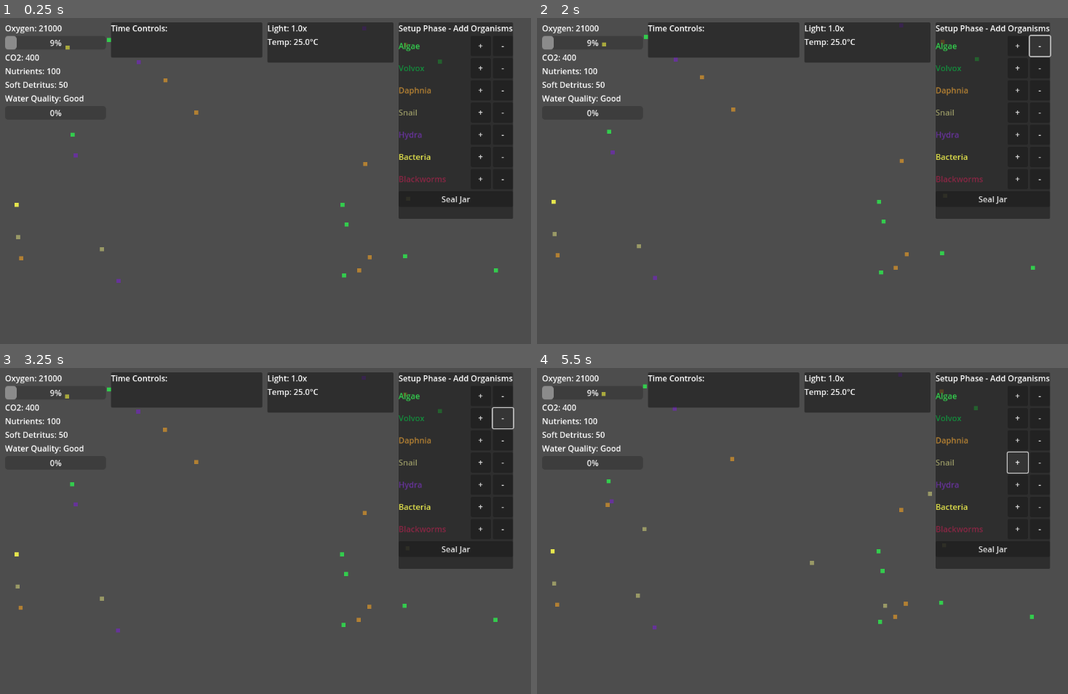
Above: before the commit, frames 1-4 (two rows, left to right).
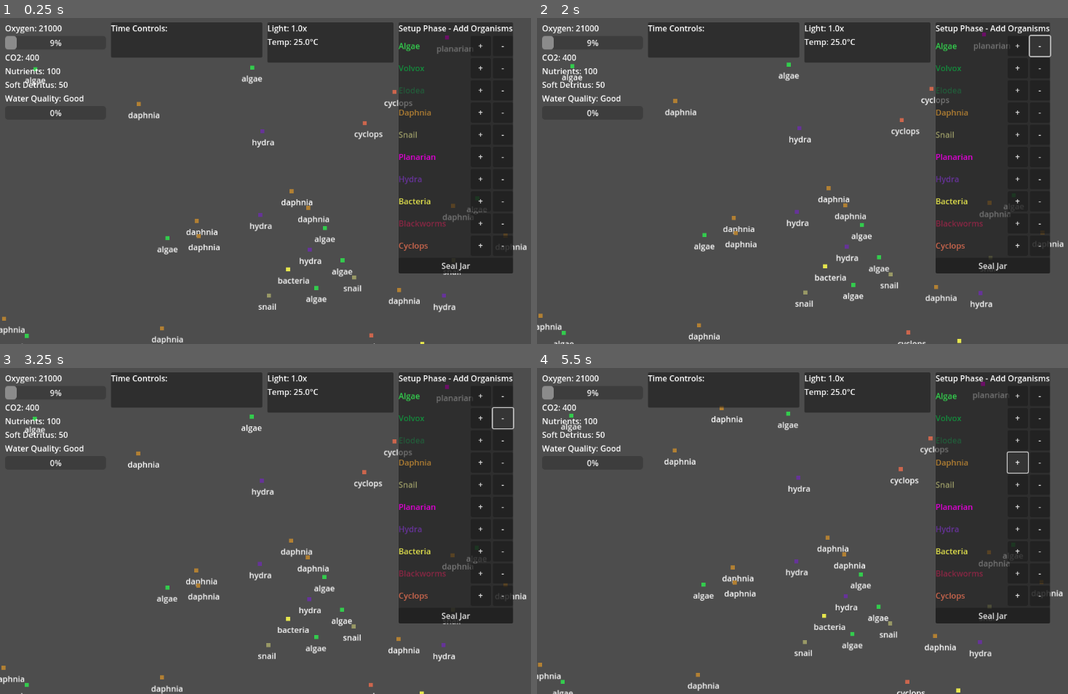
Above: after the commit, the same moments.

Repository: SFMiner/Biosphere-Sim
Game: Godot game, scene res://scenes/main_scene.tscn
Same seed, same stepped clock (60 frames per second), same inputs: the game is played once before the commit and once after it.
Inputs:
- Up to frame 1 (0.25 s): no input
- Up to frame 2 (2 s): click "+" at 0.5 s; click "-" at 1.25 s
- Up to frame 3 (3.25 s): click "+" at 2 s; click "-" at 2.75 s
- Up to frame 4 (5.5 s): click "+" at 3.5 s; click "-" at 4.25 s; click "+" at 5 s

The runs differ from the first frame. In frame 1, 6.1% of the frame differs, in the area x 0-100%, y 2-100%; in frame 2, 6.2%; in frame 3, 6.1%; in frame 4, 6.3%, in the area x 0-100%, y 1-100%.

Commit message:
removed pdf

Diff:
--- a/Creature.tscn
+++ /dev/null
@@ -1,15 +0,0 @@
-[gd_scene load_steps=2 format=3 uid="uid://d3f1aom7v6wdm"]
-
-[ext_resource type="Script" uid="uid://coea8jdrjcvso" path="res://scripts/creature.gd" id="1_bnn61"]
-
-[node name="Creature" type="Node2D"]
-script = ExtResource("1_bnn61")
-
-[node name="ColorRect" type="ColorRect" parent="."]
-offset_left = -4.0
-offset_top = -4.0
-offset_right = 4.0
-offset_bottom = 4.0
-color = Color(0.2, 0.8, 0.3019608, 1)
-
-[node name="Sprite2D" type="Sprite2D" parent="."]
--- a/scenes/creature.tscn
+++ b/scenes/creature.tscn
@@ -13,3 +13,9 @@
 color = Color(0.2, 0.8, 0.3019608, 1)
 
 [node name="Sprite2D" type="Sprite2D" parent="."]
+
+[node name="Label" type="Label" parent="."]
+offset_left = -21.0
+offset_top = 10.0
+offset_right = 19.0
+offset_bottom = 33.0
--- a/scenes/main_scene.tscn
+++ b/scenes/main_scene.tscn
@@ -45,6 +45,30 @@
 creature_scene = ExtResource("4_creature")
 density_per_sprite = 20.0
 
+[node name="Bloodworms" type="Node2D" parent="VisualContainer"]
+script = ExtResource("3_pop_vis")
+manager_path = NodePath("../..")
+species_name = "bloodworms"
+creature_scene = ExtResource("4_creature")
+
+[node name="Planarian" type="Node2D" parent="VisualContainer"]
+script = ExtResource("3_pop_vis")
+manager_path = NodePath("../..")
+species_name = "planarian"
+creature_scene = ExtResource("4_creature")
+
+[node name="Cyclops" type="Node2D" parent="VisualContainer"]
+script = ExtResource("3_pop_vis")
+manager_path = NodePath("../..")
+species_name = "cyclops"
+creature_scene = ExtResource("4_creature")
+
+[node name="Volvox" type="Node2D" parent="VisualContainer"]
+script = ExtResource("3_pop_vis")
+manager_path = NodePath("../..")
+species_name = "volvox"
+creature_scene = ExtResource("4_creature")
+
 [node name="UI" type="CanvasLayer" parent="."]
 script = ExtResource("2_ui_mgr")
 
--- a/scripts/creature.gd
+++ b/scripts/creature.gd
@@ -10,40 +10,52 @@
 enum CreatureType {
 	ALGAE,
 	VOLVOX,
+	ELODEA,
 	DAPHNIA,
 	SNAIL,
+	PLANARIAN,
 	HYDRA,
 	BACTERIA,
-	BLACKWORMS
+	BLACKWORMS,
+	CYCLOPS
 }
 
 ## --- CREATURE TYPE MAPPING ---
 const CREATURE_TYPE_NAMES = {
 	"algae": CreatureType.ALGAE,
 	"volvox": CreatureType.VOLVOX,
+	"elodea": CreatureType.ELODEA,
 	"daphnia": CreatureType.DAPHNIA,
 	"snail": CreatureType.SNAIL,
+	"planarian": CreatureType.PLANARIAN,
 	"hydra": CreatureType.HYDRA,
 	"bacteria": CreatureType.BACTERIA,
-	"blckworms": CreatureType.BLACKWORMS
+	"blackworms": CreatureType.BLACKWORMS,
+	"cyclops": CreatureType.CYCLOPS
 }
 
 ## --- COLOR MAPPING ---
 const CREATURE_COLORS = {
 	CreatureType.ALGAE: Color(0.2, 0.8, 0.3, 1.0),      # Green
 	CreatureType.VOLVOX: Color(0.078, 0.545, 0.235, 1.0),      # Dark Green
+	CreatureType.ELODEA: Color(0.136, 0.358, 0.227, 1.0),     # Medium Green (plant)
 	CreatureType.DAPHNIA: Color(0.7, 0.5, 0.2, 1.0),    # Brown/tan
 	CreatureType.SNAIL: Color(0.6, 0.6, 0.4, 1.0),      # Brownish gray
+	CreatureType.PLANARIAN: Color(0.897, 0.0, 0.856, 1.0),  # Dark brown (flatworm)
 	CreatureType.HYDRA: Color(0.4, 0.2, 0.6, 1.0),      # Purple/brown
 	CreatureType.BACTERIA: Color(0.9, 0.9, 0.3, 1.0),    # Yellow
-	CreatureType.BLACKWORMS: Color(0.536, 0.151, 0.266, 1.0)    # Dark Red
+	CreatureType.BLACKWORMS: Color(0.536, 0.151, 0.266, 1.0),    # Dark Red
+	CreatureType.CYCLOPS: Color(0.8, 0.4, 0.3, 1.0)     # Orange-red (predatory copepod)
 }
 
 ## --- ANIMATION PARAMETERS ---
+
 @export var bob_speed: float = 2.0
 @export var bob_distance: float = 5.0
 @export var drift_speed: float = 0.5
 @export var creature_type: String = "algae"
+@onready var label : Label = $Label
+
 
 ## --- INTERNAL STATE ---
 var start_position: Vector2 = Vector2.ZERO
@@ -53,6 +65,7 @@
 
 func _ready() -> void:
 	start_position = position
+	label.text = (creature_type)
 	_apply_creature_color()
 
 
--- a/scripts/ecosystem_manager.gd
+++ b/scripts/ecosystem_manager.gd
@@ -2,6 +2,12 @@
 ##
 ## The core simulation engine for Biosphere Jar.
 ## This script manages all resource pools, species populations, and the simulation logic.
+##
+## BALANCE FIXES (v2):
+## - All rates now consistently use step_delta (time-based, not frame-based)
+## - Bacteria waste production reduced to prevent toxic waste explosion
+## - Predation rates reduced to allow prey populations to stabilize
+## - Decomposition rates adjusted to balance nitrogen cycle
 ##
 ## Principles:
 ## - Simulation First: All core logic is decoupled from rendering and uses fixed timestep
@@ -15,109 +21,156 @@
 
 ## --- RESOURCE POOLS (GDD 3.1) ---
 ## These represent the chemical state of the biosphere
-
 @export var oxygen: float = 21000.0
 @export var co2: float = 400.0
 @export var nutrient_pool: float = 100.0
 @export var soft_detritus: float = 50.0
 @export var hard_detritus: float = 200.0
 @export var toxic_waste: float = 0.0
+var pop_visualizer: Script = preload("res://scripts/population_visualizer.gd")  # Scene to spawn for each creature unit
+@onready var visual_container: Node2D = $VisualContainer  # How much biomass per visible
 
 ## --- SPECIES DATA (GDD 3.2) ---
 ## All species data is stored in flexible Dictionaries for easy modification and expansion
 
 @export var populations: Dictionary = {
 	"algae": 100.0,
+	"volvox": 0.0,
+	"elodea": 50.0,
 	"daphnia": 20.0,
 	"snail": 10.0,
+	"planarian": 5.0,
 	"hydra": 5.0,
-	"bacteria": 50.0
+	"bacteria": 50.0,
+	"cyclops": 15.0
 }
 
+## BALANCE FIX: Reduced waste production rates significantly
 @export var species_params: Dictionary = {
 	"snail": {
 		"unit_biomass": 15.0,
 		"soft_biomass": 5.0,
 		"hard_biomass": 10.0,
+		"respiration": 0.008,
+		"death": 0.015,
+		"waste": 0.008,  # REDUCED from 0.03
+		"toxicity_sensitivity": 0.2
+	},
+	"planarian": {
+		"unit_biomass": 3.0,
+		"soft_biomass": 2.5,
+		"hard_biomass": 0.5,
 		"respiration": 0.01,
-		"death": 0.02,
-		"waste": 0.03,
-		"toxicity_sensitivity": 0.2
+		"death": 0.018,
+		"waste": 0.006,
+		"toxicity_sensitivity": 0.25,
+		"growth_rate": 0.12  # Special: fast reproduction when food available
 	},
 	"daphnia": {
 		"unit_biomass": 2.0,
 		"soft_biomass": 1.5,
 		"hard_biomass": 0.5,
-		"respiration": 0.015,
-		"death": 0.025,
-		"waste": 0.02,
+		"respiration": 0.012,
+		"death": 0.02,
+		"waste": 0.006,  # REDUCED from 0.02
 		"toxicity_sensitivity": 0.4
 	},
 	"algae": {
 		"unit_biomass": 5.0,
 		"soft_biomass": 4.0,
 		"hard_biomass": 1.0,
-		"respiration": 0.005,
-		"death": 0.01,
-		"waste": 0.0,
+		"respiration": 0.004,
+		"death": 0.008,
+		"waste": 0.0,  # Algae produce minimal waste
 		"toxicity_sensitivity": 0.1
 	},
 	"volvox": {
 		"unit_biomass": 3.0,
 		"soft_biomass": 2.0,
 		"hard_biomass": 1.0,
-		"respiration": 0.005,
-		"death": 0.01,
-		"waste": 0.0,
+		"respiration": 0.004,
+		"death": 0.008,
+		"waste": 0.0,  # Volvox produce minimal waste
 		"toxicity_sensitivity": 0.1
+	},
+	"elodea": {
+		"unit_biomass": 20.0,
+		"soft_biomass": 15.0,
+		"hard_biomass": 5.0,
+		"respiration": 0.003,  # Lower respiration (efficient photosynthesizer)
+		"death": 0.006,  # Slow-growing, long-lived plant
+		"waste": 0.0,  # Plants produce no nitrogenous waste
+		"toxicity_sensitivity": 0.15  # Reasonably tolerant
 	},
 	"hydra": {
 		"unit_biomass": 8.0,
 		"soft_biomass": 6.0,
 		"hard_biomass": 2.0,
-		"respiration": 0.02,
-		"death": 0.03,
-		"waste": 0.04,
+		"respiration": 0.015,
+		"death": 0.025,
+		"waste": 0.01,  # REDUCED from 0.04
 		"toxicity_sensitivity": 0.3
 	},
 	"bacteria": {
 		"unit_biomass": 1.0,
 		"soft_biomass": 0.8,
 		"hard_biomass": 0.2,
-		"respiration": 0.01,
-		"death": 0.015,
-		"waste": 0.02,
+		"respiration": 0.008,
+		"death": 0.012,
+		"waste": 0.003,  # REDUCED from 0.02 - bacteria should clean, not pollute!
 		"toxicity_sensitivity": 0.0
 	},
 	"blackworms": {
 		"unit_biomass": 2.0,
 		"soft_biomass": 1.6,
 		"hard_biomass": 0.2,
-		"respiration": 0.02,
-		"death": 0.015,
-		"waste": 0.02,
+		"respiration": 0.015,
+		"death": 0.012,
+		"waste": 0.005,  # REDUCED from 0.02
 		"toxicity_sensitivity": 0.2
+	},
+	"cyclops": {
+		"unit_biomass": 1.5,
+		"soft_biomass": 1.2,
+		"hard_biomass": 0.3,
+		"respiration": 0.014,
+		"death": 0.022,
+		"waste": 0.007,
+		"toxicity_sensitivity": 0.35
 	}
 }
 
+## BALANCE FIX: Reduced predation rates to prevent instant prey collapse
+## Added bacteria as food source for filter feeders and detritivores
 @export var food_web: Dictionary = {
 	"hydra": {
-		"daphnia": 0.003,  # Surface-bound, slow metabolism, limited reach
+		"daphnia": 0.0008,  # REDUCED from 0.003
+		"cyclops": 0.0006,  # Cyclops are also prey
+		"planarian": 0.0004,  # Hydra eat small planarians
+	},
+	"cyclops": {
+		"daphnia": 0.0004,  # Cyclops eat daphnia
+		"algae": 0.0005,  # Cyclops also graze on algae
+		"bacteria": 0.0008,  # Filter feeding
 	},
 	"daphnia": {
-		"algae": 0.002
+		"algae": 0.0006,  # REDUCED from 0.002
+		"bacteria": 0.0005,  # Filter feeders consume bacteria
 	},
 	"snail": {
-		"algae": 0.002,
-		"volvox": 0.003,
-		"soft_detritus": 0.003
+		"algae": 0.0005,  # REDUCED from 0.002
+		"volvox": 0.0008,  # REDUCED from 0.003
+		"elodea": 0.0012,  # Snails LOVE elodea - higher rate
+		"soft_detritus": 0.001,  # REDUCED from 0.003
+		"bacteria": 0.0003,  # Grazing on biofilm
 	},
 	"bacteria": {
-		"soft_detritus": 0.01,
-		"toxic_waste": 0.02
+		"soft_detritus": 0.015,  # Increased to clean up detritus faster
+		"toxic_waste": 0.025,  # Increased to process toxic waste faster
 	},
 	"blackworms": {
-		"soft_detritus": 0.01,
+		"soft_detritus": 0.008,  # REDUCED from 0.01
+		"bacteria": 0.006,  # Detritivores consume bacteria in sediment
 	},
 }
 
@@ -138,6 +191,14 @@
 ## --- PHYSICS PROCESS ---
 ## Uses fixed timestep for numerical stability
 ## Only runs during simulation phase and when not paused
+
+#func _ready():
+#	for species in populations.keys():
+#		var new_node2d : Node2D = Node2D.new()
+#		new_node2d.name = species.capitalize()
+#		visual_container.add_child(new_node2d)
+#	for child in visual_container.get_children():
+#		child.set_script(pop_visualizer)
 
 func _physics_process(delta: float) -> void:
 	# Only advance simulation during simulation phase and when not paused
@@ -162,44 +223,75 @@
 		population_deltas[species] = 0.0
 
 	# 2. Producers (Photosynthesis)
-	#    Algae and other producers consume CO2 and nutrient_pool to grow
+	#    Algae, volvox, and elodea consume CO2 and nutrient_pool to grow
 	#    Growth is limited by the least available resource (light, CO2, or nutrients)
 	#    Production of oxygen occurs here
-
+	#    BALANCE FIX: Now properly scaled by step_delta for consistent time-based behavior
+
+	# Algae production
 	var algae_biomass = populations.get("algae", 0.0)
 	if algae_biomass > 0.0:
-		var producer_rate = algae_biomass * 0.02 * light_intensity  # Light affects growth
-		var co2_available = co2 / (tank_volume * 100.0)
-		var nutrient_available = nutrient_pool / (tank_volume * 100.0)
-
-		# Limited by least available resource
-		producer_rate *= min(co2_available, nutrient_available)
-
-		if producer_rate > 0.01:
+		# Scale by step_delta to make photosynthesis time-based (per second)
+		var producer_rate = algae_biomass * 0.015 * light_intensity * step_delta
+		var co2_available = co2 / max(tank_volume * 100.0, 1.0)
+		var nutrient_available = nutrient_pool / max(tank_volume * 100.0, 1.0)
+
+		# Limited by least available resource (clamp to 1.0 max)
+		producer_rate *= min(co2_available, nutrient_available, 1.0)
+
+		if producer_rate > 0.0:
 			co2_delta -= producer_rate * 0.5
 			nutrient_delta -= producer_rate * 0.3
 			oxygen_delta += producer_rate * 0.7
-			population_deltas["algae"] += producer_rate * 0.1
+			population_deltas["algae"] += producer_rate * 0.08  # Growth rate
+
+	# Elodea production (multicellular plant - more efficient photosynthesis)
+	var elodea_biomass = populations.get("elodea", 0.0)
+	if elodea_biomass > 0.0:
+		# Elodea is more efficient at photosynthesis than algae
+		var producer_rate = elodea_biomass * 0.02 * light_intensity * step_delta
+		var co2_available = co2 / max(tank_volume * 100.0, 1.0)
+		var nutrient_available = nutrient_pool / max(tank_volume * 100.0, 1.0)
+
+		# Limited by least available resource
+		producer_rate *= min(co2_available, nutrient_available, 1.0)
+
+		if producer_rate > 0.0:
+			co2_delta -= producer_rate * 0.6  # Uses more CO2
+			nutrient_delta -= producer_rate * 0.4  # Uses more nutrients
+			oxygen_delta += producer_rate * 0.9  # Produces more oxygen
+			population_deltas["elodea"] += producer_rate * 0.05  # Slower growth (larger biomass)
 
 	# 3. Decomposers (Recycling)
 	#    Bacteria primarily consume soft_detritus, converting it into toxic_waste
 	#    They also consume toxic_waste and convert it into nutrient_pool
 	#    This is the core of the nitrogen cycle
+	#    BALANCE FIX: Adjusted conversion rates to prevent toxic waste buildup
 
 	var bacteria_biomass = populations.get("bacteria", 0.0)
+
+	# Process soft detritus
 	if bacteria_biomass > 0.0 and soft_detritus > 0.0:
-		# Scale by step_delta to make decomposition time-based (per second), not frame-based
-		var decomposition_rate = min(bacteria_biomass * 0.03 * step_delta, soft_detritus * 0.1)
+		# Scale by step_delta to make decomposition time-based (per second)
+		var decomposition_rate = min(bacteria_biomass * 0.02 * step_delta, soft_detritus * 0.15)
 		soft_detritus_delta -= decomposition_rate
-		toxic_waste_delta += decomposition_rate * 0.6
-		nutrient_delta += decomposition_rate * 0.4
+		# BALANCE FIX: Reduced toxic waste production, increased nutrient production
+		toxic_waste_delta += decomposition_rate * 0.3  # REDUCED from 0.6
+		nutrient_delta += decomposition_rate * 0.7  # INCREASED from 0.4
+
+	# Process toxic waste (bacteria's most important job!)
+	if bacteria_biomass > 0.0 and toxic_waste > 0.0:
+		var detox_rate = min(bacteria_biomass * 0.025 * step_delta, toxic_waste * 0.2)
+		toxic_waste_delta -= detox_rate
+		nutrient_delta += detox_rate * 0.9  # Most of the waste becomes nutrients
+		population_deltas["bacteria"] += detox_rate * 0.05  # Bacteria grow from this
 
 	# 4. Hard Detritus Decay
 	#    A very slow, passive process where hard_detritus breaks down
 	#    Releases stored mass into soft_detritus or directly into nutrient_pool
 
 	# Scale by step_delta to make decay time-based (per second), not frame-based
-	var decay_rate = hard_detritus * 0.001 * step_delta  # Very slow decay
+	var decay_rate = hard_detritus * 0.0008 * step_delta  # Very slow decay
 	hard_detritus_delta -= decay_rate
 	soft_detritus_delta += decay_rate * 0.7
 	nutrient_delta += decay_rate * 0.3
@@ -211,6 +303,7 @@
 	#    - Prey density
 	#    - Interaction rate
 	#    Prey biomass decreases, predator biomass increases (with energy loss)
+	#    BALANCE FIX: Reduced interaction rates in food_web dictionary
 
 	for predator in food_web.keys():
 		var predator_biomass = populations.get(predator, 0.0)
@@ -219,35 +312,61 @@
 
 		for prey in food_web[predator].keys():
 			var prey_biomass = populations.get(prey, 0.0)
-			if prey_biomass <= 0.0:
+			if prey_biomass <= 0.0 and prey != "soft_detritus" and prey != "toxic_waste":
 				continue
 
 			var interaction_rate = food_web[predator][prey]
-			# Scale by step_delta to make interaction rates time-based (per second), not frame-based
-			var feeding_rate = predator_biomass * prey_biomass * interaction_rate * step_delta
+			# Scale by step_delta to make interaction rates time-based (per second)
+			var feeding_rate = predator_biomass * interaction_rate * step_delta
 
 			# Handle special cases for non-living food sources
 			if prey == "soft_detritus":
-				feeding_rate = min(feeding_rate, soft_detritus)
+				feeding_rate = min(feeding_rate, soft_detritus * 0.1)
 				soft_detritus_delta -= feeding_rate
-				population_deltas[predator] += feeding_rate * 0.3
+				population_deltas[predator] += feeding_rate * 0.25
 			elif prey == "toxic_waste":
-				feeding_rate = min(feeding_rate, toxic_waste)
+				feeding_rate = min(feeding_rate, toxic_waste * 0.15)
 				toxic_waste_delta -= feeding_rate
-				population_deltas[predator] += feeding_rate * 0.1
+				population_deltas[predator] += feeding_rate * 0.08
 			else:
 				# Normal predator-prey interaction
-				feeding_rate = min(feeding_rate, prey_biomass * 0.5)
+				# BALANCE FIX: Limit feeding to prevent instant prey collapse
+				var max_feeding = prey_biomass * 0.3  # Max 30% of prey per timestep
+				feeding_rate = min(feeding_rate * prey_biomass, max_feeding)
 				population_deltas[prey] -= feeding_rate
-				population_deltas[predator] += feeding_rate * 0.3  # Energy loss
+				population_deltas[predator] += feeding_rate * 0.25  # Energy loss
+
+	# 5.5 Special Egg/Juvenile Predation (Growth Limiters)
+	#    Planarians eat snail eggs and young snails
+	#    This REDUCES SNAIL GROWTH rather than killing adults
+	#    Creates population control without decimating existing snails
+	#    BALANCE: This is the ONLY control on snail populations!
+
+	var planarian_biomass = populations.get("planarian", 0.0)
+	var snail_biomass = populations.get("snail", 0.0)
+	var snail_egg_loss: float = 0.0  # Track egg predation separately
+
+	if planarian_biomass > 0.0 and snail_biomass > 0.0:
+		# Planarians reduce snail reproduction by consuming eggs/juveniles
+		# This COUNTERACTS snail population growth, not the base population
+		snail_egg_loss = planarian_biomass * 0.008 * step_delta
+
+		# Small drain on existing adult population (eating very young snails)
+		var juvenile_predation = snail_biomass * planarian_biomass * 0.0002 * step_delta
+		juvenile_predation = min(juvenile_predation, snail_biomass * 0.1)  # Max 10% of adults
+
+		population_deltas["snail"] -= juvenile_predation
+		population_deltas["planarian"] += juvenile_predation * 0.3  # Energy gain
 
 	# 6. Metabolism & Death
 	#    Iterate through all species
 	#    Each species consumes oxygen and produces CO2 (respiration)
 	#    Each species excretes toxic_waste
+	#    Snails have natural reproduction (limited by planarian egg predation)
 	#    When organisms die:
 	#      - soft_biomass goes to soft_detritus pool
 	#      - hard_biomass goes to hard_detritus pool
+	#    BALANCE FIX: Reduced waste production rates in species_params
 
 	for species in populations.keys():
 		var biomass = populations[species]
@@ -263,7 +382,7 @@
 		oxygen_delta -= respiration_rate
 		co2_delta += respiration_rate
 
-		# Waste production
+		# Waste production (REDUCED in species_params)
 		var waste_rate = biomass * params.get("waste", 0.02) * step_delta
 		toxic_waste_delta += waste_rate
 
@@ -276,6 +395,26 @@
 
 		soft_detritus_delta += death_rate * soft_fraction
 		hard_detritus_delta += death_rate * hard_fraction
+
+		# Special: Snail natural reproduction (if no predators exist)
+		# This gets REDUCED by planarian egg predation
+		if species == "snail" and biomass > 5.0:  # Need minimum population to reproduce
+			var snail_growth_rate = biomass * 0.015 * step_delta  # Natural reproduction
+
+			# Subtract egg predation (planarians eating eggs)
+			# snail_egg_loss is calculated earlier in section 5.5
+			snail_growth_rate = max(0.0, snail_growth_rate - snail_egg_loss)
+
+			# Add the net growth (reproduction - egg predation)
+			population_deltas["snail"] += snail_growth_rate
+
+		# Special: Planarian growth when eating eggs
+		# (growth from egg consumption happens in predation section above)
+		# This adds baseline growth if detritus available
+		if species == "planarian" and soft_detritus > 10.0:
+			var planarian_growth = biomass * params.get("growth_rate", 0.12) * 0.3 * step_delta
+			population_deltas["planarian"] += planarian_growth
+			soft_detritus_delta -= planarian_growth * 0.5  # Consume some detritus
 
 	# 7. Toxicity Feedback
 	#    High levels of toxic_waste increase death rate for all organisms
@@ -286,7 +425,7 @@
 		for species in populations.keys():
 			var params = species_params.get(species, {})
 			var sensitivity = params.get("toxicity_sensitivity", 0.1)
-			var toxicity_death = populations[species] * sensitivity * (toxicity_level - 1.0) * 0.1
+			var toxicity_death = populations[species] * sensitivity * (toxicity_level - 1.0) * 0.08 * step_delta
 			population_deltas[species] -= toxicity_death
 
 	# 8. Apply all calculated deltas to the master variables
--- a/scripts/population_visualizer.gd
+++ b/scripts/population_visualizer.gd
@@ -19,22 +19,26 @@
 @export var creature_scene: PackedScene  # Scene to spawn for each creature unit
 @export var density_per_sprite: float = 5.0  # How much biomass per visible creature
 
+
 ## Container bounds for positioning creatures
 @export var container_width: float = 1024.0
 @export var container_height: float = 768.0
+
+
 
 ## --- INTERNAL REFERENCES ---
 var manager: Node = null
 var random: RandomNumberGenerator = RandomNumberGenerator.new()
 
-
 ## --- LIFECYCLE ---
 
 func _ready() -> void:
-	# Get reference to the EcosystemManager
+	_init()
+
+
+func _init():
 	if manager_path:
 		manager = get_node(manager_path)
-
 	random.randomize()
 
 
@@ -78,5 +82,5 @@
 	var random_x = random.randf_range(0.0, container_width)
 	var random_y = random.randf_range(0.0, container_height)
 	creature.position = Vector2(random_x, random_y)
-
+	print ("adding " + species_name + " at (" + str(random_x) + ",' " + str(random_y) + ")")
 	add_child(creature)
--- a/scripts/ui_manager.gd
+++ b/scripts/ui_manager.gd
@@ -60,13 +60,15 @@
 const CREATURE_COLORS = {
 	"algae": Color(0.2, 0.8, 0.3, 1.0),      # Green
 	"volvox": Color(0.078, 0.545, 0.235, 1.0),      # Dark Green
+	"elodea": Color(0.136, 0.358, 0.227, 1.0),     # Medium Green (plant)
 	"daphnia": Color(0.7, 0.5, 0.2, 1.0),    # Brown/tan
 	"snail": Color(0.6, 0.6, 0.4, 1.0),      # Brownish gray
+	"planarian": Color(0.897, 0.0, 0.856, 1.0),      # Brownish gray
 	"hydra": Color(0.4, 0.2, 0.6, 1.0),      # Purple/brown
 	"bacteria": Color(0.9, 0.9, 0.3, 1.0),    # Yellow
-	"blackworms": Color(0.536, 0.151, 0.266, 1.0)    # Dark Red
+	"blackworms": Color(0.536, 0.151, 0.266, 1.0),    # Dark Red
+	"cyclops": Color(0.8, 0.4, 0.3, 1.0)
 }
-
 
 ## --- LIFECYCLE ---
 
@@ -200,7 +202,7 @@
 		child.queue_free()
 
 	# Create buttons for each species
-	var species_list = ["algae", "volvox", "daphnia", "snail", "hydra", "bacteria", "blackworms"]
+	var species_list = ["algae", "volvox", "elodea", "daphnia", "snail", "planarian", "hydra", "bacteria", "blackworms", "cyclops"]
 
 	for species in species_list:
 		var hbox = HBoxContainer.new()
